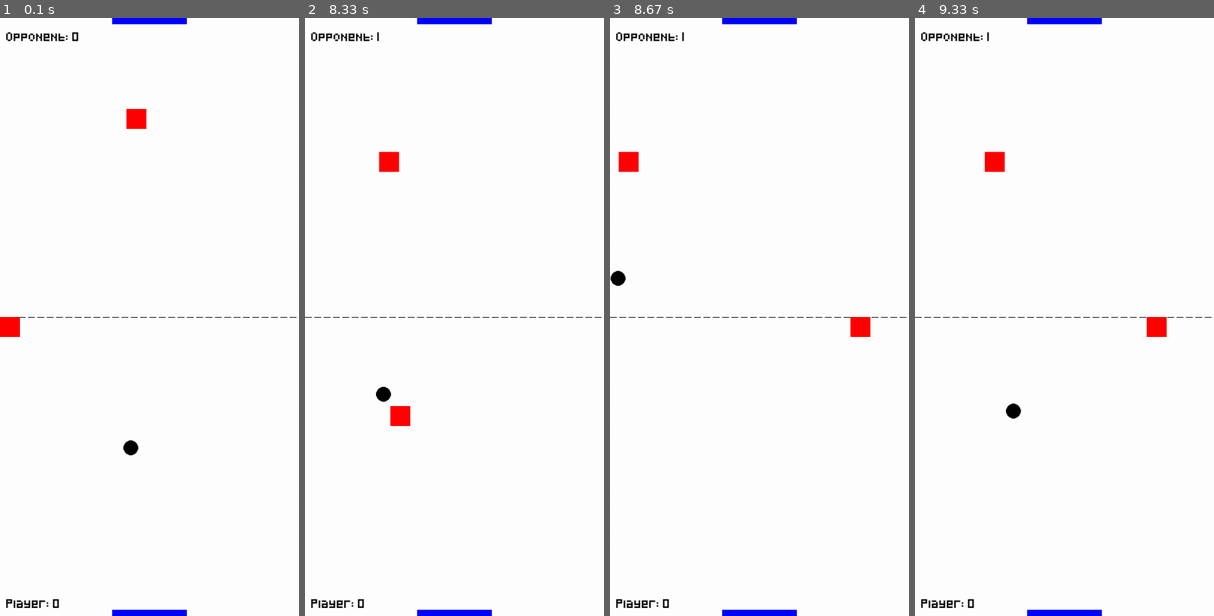
Above: before the commit, frames 1-4 (left to right).
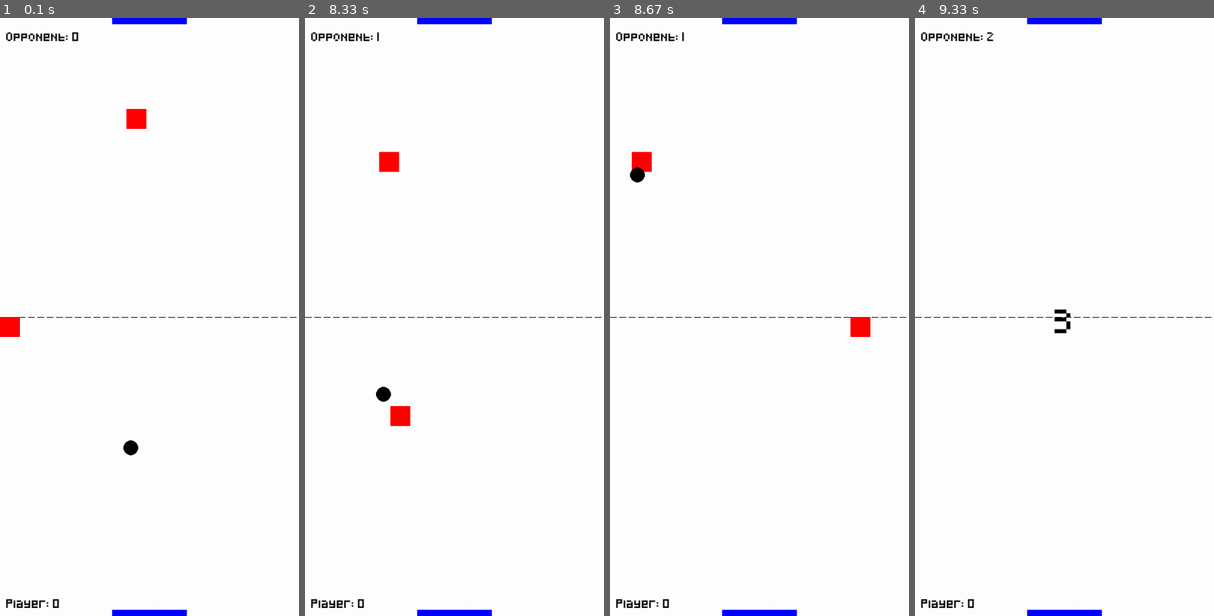
Above: after the commit, the same moments.

Repository: nintanuki/pygame-air-hockey
Game: pygame game, started from main.py
Two runs of this game, one before a commit and one after it. Both use one fixed random seed, a clock stepped at 60 frames per second and the inputs below.
Inputs (mouse positions are in pixels of both pictures, inside the frame that each line leads up to):
- Up to frame 1 (0.1 s): no input
- Up to frame 2 (8.33 s): press the mouse at (382, 322) at 0.37 s; move the mouse to (433, 382) at 0.47 s; release the mouse at (484, 448) at 0.6 s; click (343, 328) at 0.72 s; click (355, 185) at 4.38 s; click (505, 328) at 4.72 s; click (442, 257) at 5.05 s; click (481, 263) at 5.38 s; click (457, 227) at 5.72 s; click (418, 514) at 6.05 s; click (532, 412) at 6.38 s; click (355, 101) at 6.72 s; click (565, 143) at 7.05 s; click (418, 406) at 7.38 s; click (424, 346) at 7.72 s; click (400, 418) at 8.05 s
- Up to frame 3 (8.67 s): press the mouse at (705, 418) at 8.37 s; move the mouse to (783, 364) at 8.47 s; release the mouse at (861, 311) at 8.6 s
- Up to frame 4 (9.33 s): click (1157, 203) at 8.72 s

Frames 1-2 are identical in both runs. In frame 3, 0.5% of the frame differs, in the area x 0-14%, y 22-45%; in frame 4, 0.7%, in the area x 23-85%, y 2-67%.

Commit message:
Add spike feature

Diff:
--- a/main.py
+++ b/main.py
@@ -49,6 +49,10 @@
         self.player_velocity = [0, 0]  # Track player paddle velocity (x, y)
         self.prev_player_pos = self.player.center  # Store the previous position
 
+        self.is_spiking = False # Flag to track if the player is spiking
+        self.spike_speed = 30 # Speed at which the paddle moves upwards when spiking
+
+
         self.reset_puck()
 
     def puck_movement(self):
@@ -181,6 +185,12 @@
                 if event.type == pygame.QUIT:
                     pygame.quit()
                     sys.exit()
+                if event.type == pygame.MOUSEBUTTONDOWN:
+                    if event.button == 1:  # Left mouse button
+                        self.is_spiking = True
+                if event.type == pygame.MOUSEBUTTONUP:
+                    if event.button == 1:  # Left mouse button
+                        self.is_spiking = False
                 if event.type == self.COUNTDOWN_EVENT and self.countdown > 0:
                     self.countdown -= 1
                     if self.countdown == 0:
@@ -210,6 +220,10 @@
             # Update player position to follow the mouse
             self.player.centerx = mouse_x
             self.player.centery = mouse_y
+
+            # Move the player up if spiking
+            if self.is_spiking:
+                self.player.y -= self.spike_speed
 
             # Constraining the player to their side of the screen
             if self.player.top <= SCREEN_HEIGHT / 2:
